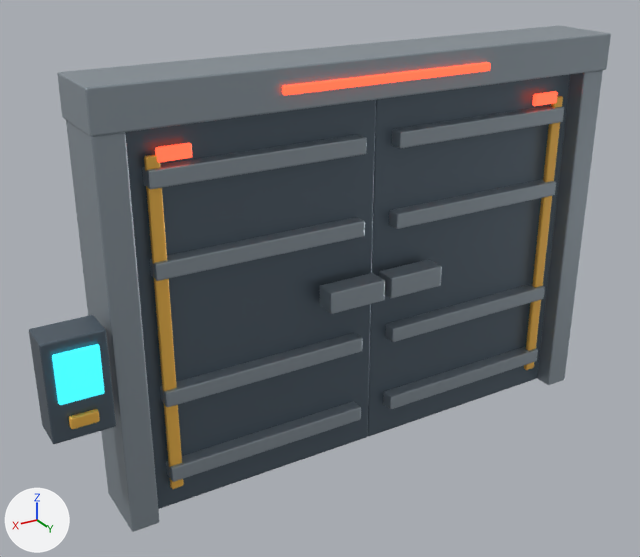
Before and after pictures for a commit that changed the Blender file ArtSource/Models/security-sliding-door/SF_HeavySecurityDoor_GV.blend.
Rendered twice from a camera (50 mm lens) standing at (3.75, 5.56, 4.34) and looking at (0.4, -0.03, 1.55). Every picture has the same lights, and +X, +Y and +Z are marked at lower left. The older version comes first.

In view in the first picture: 'AccessTerminal', 'ArmourRib', 'ArmourRib.001', 'ArmourRib.002', 'ArmourRib.003', 'ArmourRib.004', 'ArmourRib.005', 'ArmourRib.006', 'ArmourRib.007', 'FrameLeft', 'FrameRight', 'HazardStripe', 'HazardStripe.001', 'Header', 'HeaderStatus', 'PanelCore', 'PanelCore.001', 'StatusLight', 'StatusLight.001' and 4 more.
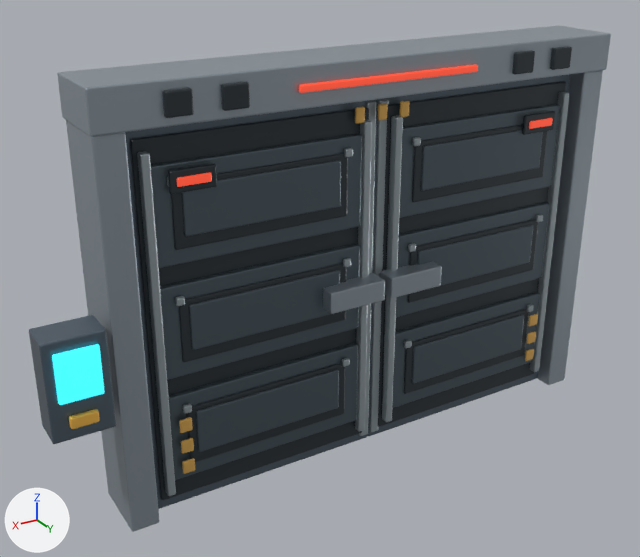
Commit message: feat(IT24610327): refine double-sided security door model

What differs and where, as boxes [x1, y1, x2, y2] in the pictures (640 x 557 px):
'VU_RightPanelFrontArmour', added: after [130, 108, 372, 500]
'VU_LeftPanelFrontArmour', added: after [378, 81, 570, 427]
'ArmourRib.007', deleted: before [142, 135, 367, 189]
'ArmourRib.006', deleted: before [150, 217, 365, 281]
'ArmourRib.005', deleted: before [160, 333, 362, 407]
'ArmourRib.004', deleted: before [166, 401, 361, 482]
'HazardStripe.001', deleted (orange): before [144, 154, 184, 489]
'ArmourRib.003', deleted: before [392, 105, 564, 149]
'ArmourRib.002', deleted: before [389, 179, 556, 229]
'ArmourRib.001', deleted: before [385, 284, 545, 342]
'ArmourRib', deleted: before [383, 346, 538, 409]
'VU_Seam', added: after [369, 99, 389, 433]
'HazardStripe', deleted (orange): before [524, 96, 563, 370]
'HeaderStatus', deleted: before [282, 62, 491, 95]
'VU_HeaderStatus', added (red): after [299, 64, 478, 93]
'VU_Seam.001', added: after [359, 101, 376, 436]
'VU_TrackRoller.003', added: after [163, 88, 194, 118]
'VU_TrackRoller.002', added: after [221, 82, 250, 111]
'StatusLight.001', deleted: before [155, 143, 192, 162]
'VU_TrackRoller.001', added: after [512, 50, 535, 75]
'VU_TrackRoller', added: after [550, 46, 572, 70]
'VU_FrontStatus.001', added: after [177, 172, 212, 187]
'StatusLight', deleted: before [532, 91, 558, 106]
'VU_FrontStatus', added: after [529, 118, 553, 129]
'VU_AutomaticSymbol.002', added: after [355, 106, 365, 124]
'VU_AutomaticSymbol.001', added: after [377, 103, 388, 120]
'VU_AutomaticSymbol', added: after [399, 100, 410, 117]
'PanelCore.001', unchanged, covered by the edit: [125, 100, 376, 509] in both
'PanelCore', unchanged, covered by the edit: [368, 74, 570, 436] in both

Patch to the scene script:
```diff
--- a/ArtSource/Models/security-sliding-door/SF_HeavySecurityDoor_GV.blend.py
+++ b/ArtSource/Models/security-sliding-door/SF_HeavySecurityDoor_GV.blend.py
@@ ob_armourrib @@
-ob_armourrib = bpy.data.objects.new('ArmourRib', me_cube_002)
@@ ob_armourrib_001 @@
-ob_armourrib_001 = bpy.data.objects.new('ArmourRib.001', me_cube_003)
@@ ob_armourrib_002 @@
-ob_armourrib_002 = bpy.data.objects.new('ArmourRib.002', me_cube_004)
@@ ob_armourrib_003 @@
-ob_armourrib_003 = bpy.data.objects.new('ArmourRib.003', me_cube_005)
@@ ob_hazardstripe @@
-ob_hazardstripe = bpy.data.objects.new('HazardStripe', me_cube_006)
@@ ob_statuslight @@
-ob_statuslight = bpy.data.objects.new('StatusLight', me_cube_007)
@@ ob_armourrib_004 @@
-ob_armourrib_004 = bpy.data.objects.new('ArmourRib.004', me_cube_011)
@@ ob_armourrib_005 @@
-ob_armourrib_005 = bpy.data.objects.new('ArmourRib.005', me_cube_012)
@@ ob_armourrib_006 @@
-ob_armourrib_006 = bpy.data.objects.new('ArmourRib.006', me_cube_013)
@@ ob_armourrib_007 @@
-ob_armourrib_007 = bpy.data.objects.new('ArmourRib.007', me_cube_014)
@@ ob_hazardstripe_001 @@
-ob_hazardstripe_001 = bpy.data.objects.new('HazardStripe.001', me_cube_015)
@@ ob_statuslight_001 @@
-ob_statuslight_001 = bpy.data.objects.new('StatusLight.001', me_cube_016)
@@ ob_headerstatus @@
-ob_headerstatus = bpy.data.objects.new('HeaderStatus', me_cube_019)
@@ ob_vu_automaticsymbol_002 @@
+ob_vu_automaticsymbol_002 = bpy.data.objects.new('VU_AutomaticSymbol.002', me_cube_131)  # a box spanning x -0.04..0.04, y -0.015..0.015, z -0.06..0.06; in mat_vu_hazard_002 (orange #e1af59); modifiers BEVEL
+ob_vu_automaticsymbol_002.parent = ob_door_assembly
+ob_vu_automaticsymbol_002.location = (0.2, 0.2, 2.88)
@@ ob_vu_automaticsymbol_001 @@
+ob_vu_automaticsymbol_001 = bpy.data.objects.new('VU_AutomaticSymbol.001', me_cube_131.copy())  # modifiers BEVEL
+ob_vu_automaticsymbol_001.parent = ob_door_assembly
+ob_vu_automaticsymbol_001.location = (0.0, 0.2, 2.88)
@@ ob_vu_automaticsymbol @@
+ob_vu_automaticsymbol = bpy.data.objects.new('VU_AutomaticSymbol', me_cube_131.copy())  # modifiers BEVEL
+ob_vu_automaticsymbol.parent = ob_door_assembly
+ob_vu_automaticsymbol.location = (-0.2, 0.2, 2.88)
@@ ob_vu_trackroller_003 @@
+ob_vu_trackroller_003 = bpy.data.objects.new('VU_TrackRoller.003', me_cube_128)  # a box spanning x -0.095..0.095, y -0.022..0.022, z -0.085..0.085; in mat_vu_recess_002 (dark grey #2c353a); modifiers BEVEL
+ob_vu_trackroller_003.parent = ob_door_assembly
+ob_vu_trackroller_003.location = (1.65, 0.32, 3.15)
@@ ob_vu_trackroller_002 @@
+ob_vu_trackroller_002 = bpy.data.objects.new('VU_TrackRoller.002', me_cube_128.copy())  # modifiers BEVEL
+ob_vu_trackroller_002.parent = ob_door_assembly
+ob_vu_trackroller_002.location = (1.25, 0.32, 3.15)
@@ ob_vu_trackroller_001 @@
+ob_vu_trackroller_001 = bpy.data.objects.new('VU_TrackRoller.001', me_cube_128.copy())  # modifiers BEVEL
+ob_vu_trackroller_001.parent = ob_door_assembly
+ob_vu_trackroller_001.location = (-1.25, 0.32, 3.15)
@@ ob_vu_trackroller @@
+ob_vu_trackroller = bpy.data.objects.new('VU_TrackRoller', me_cube_128.copy())  # modifiers BEVEL
+ob_vu_trackroller.parent = ob_door_assembly
+ob_vu_trackroller.location = (-1.65, 0.32, 3.15)
@@ ob_vu_headerstatus @@
+ob_vu_headerstatus = bpy.data.objects.new('VU_HeaderStatus', me_cube_124)  # a box spanning x -0.78..0.78, y -0.02..0.02, z -0.03..0.03; in mat_vu_status_002 (red #e74d35, glowing red #e74d35); modifiers BEVEL
+ob_vu_headerstatus.parent = ob_door_assembly
+ob_vu_headerstatus.location = (0.0, 0.325, 3.15)
@@ ob_vu_seam_001 @@
+ob_vu_seam_001 = bpy.data.objects.new('VU_Seam.001', me_cube_123)  # a box spanning x -0.04..0.04, y -0.14..0.14, z -1.45..1.45; in mat_vu_titanium_002 (grey #a6b1b6); modifiers BEVEL
+ob_vu_seam_001.parent = ob_rightpanel
+ob_vu_seam_001.location = (-0.945, 0.0, 0.0)
@@ ob_vu_frontstatus_001 @@
+ob_vu_frontstatus_001 = bpy.data.objects.new('VU_FrontStatus.001', me_cube_091)  # a box spanning x -0.125..0.125, y -0.012..0.012, z -0.032..0.032; in mat_vu_status_002 (red #e74d35, glowing red #e74d35); modifiers BEVEL
+ob_vu_frontstatus_001.parent = ob_rightpanel
+ob_vu_frontstatus_001.location = (0.55, 0.269, 1.12)
@@ ob_vu_rightpanelfrontarmour @@
+ob_vu_rightpanelfrontarmour = bpy.data.objects.new('VU_RightPanelFrontArmour', me_cube_066)  # 1232 vertices, 1188 faces; spans x -0.92..0.92, y -0.02..0.13, z -1.41..1.41; in mat_vu_recess_002 (dark grey #2c353a), mat_vu_graphite_002 (greyish blue #59676f), mat_vu_titanium_002 (grey #a6b1b6), mat_vu_hazard_002 (orange #e1af59)
+ob_vu_rightpanelfrontarmour.parent = ob_rightpanel
+ob_vu_rightpanelfrontarmour.location = (0.0, 0.135, 0.0)
@@ ob_vu_seam @@
+ob_vu_seam = bpy.data.objects.new('VU_Seam', me_cube_123.copy())  # modifiers BEVEL
+ob_vu_seam.parent = ob_leftpanel
+ob_vu_seam.location = (0.945, 0.0, 0.0)
@@ ob_vu_frontstatus @@
+ob_vu_frontstatus = bpy.data.objects.new('VU_FrontStatus', me_cube_091.copy())  # modifiers BEVEL
+ob_vu_frontstatus.parent = ob_leftpanel
+ob_vu_frontstatus.location = (-0.55, 0.269, 1.12)
@@ ob_vu_leftpanelfrontarmour @@
+ob_vu_leftpanelfrontarmour = bpy.data.objects.new('VU_LeftPanelFrontArmour', me_cube_002_1)  # 1232 vertices, 1188 faces; spans x -0.92..0.92, y -0.02..0.13, z -1.41..1.41; in mat_vu_recess_002 (dark grey #2c353a), mat_vu_graphite_002 (greyish blue #59676f), mat_vu_titanium_002 (grey #a6b1b6), mat_vu_hazard_002 (orange #e1af59)
+ob_vu_leftpanelfrontarmour.parent = ob_leftpanel
+ob_vu_leftpanelfrontarmour.location = (0.0, 0.135, 0.0)
```
